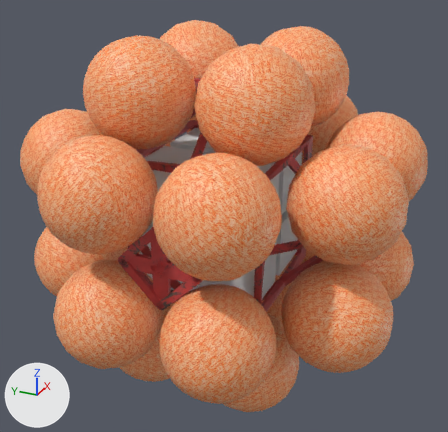
What one commit did to the Blender file Assets/homestead/models/bounce_lander.blend.
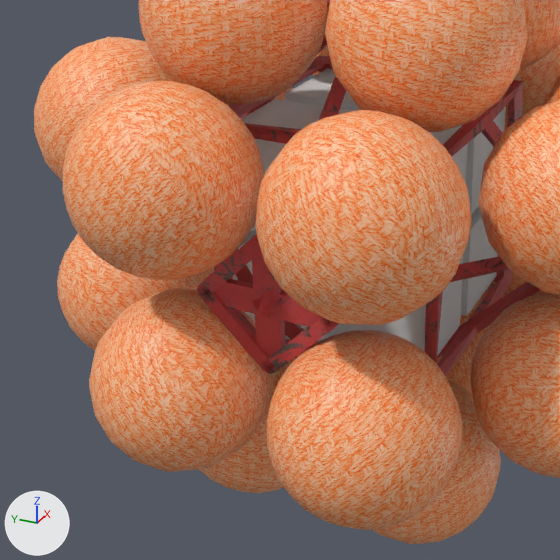
There are two pictures of each version: one whole from a 50 mm lens placed at (-18.0, -8.15, 8.85), pointed at (-0.04, -0.07, -0.14), one close up on the part from 0% to 75% of the width and 20% to 98% of the height. The lights are fixed; the arrows at lower left show +X, +Y and +Z.

The scene before the commit, as lines of its bpy script (objects in view):
```python
me_sphere_005 = bpy.data.meshes.new('Sphere.005')
me_sphere_005.from_pydata(...)  # 242 vertices, 256 faces; spans x -2.9..0.5, y -2.53..0.83, z -2.53..0.83
me_sphere_005.polygons.foreach_set('use_smooth', [True] * 256)
me_sphere_005.materials.append(mat_orange_canvas_full_albedo_tga)  # picture img_orange_canvas_full_albedo_tga
me_sphere_010 = bpy.data.meshes.new('Sphere.010')
me_sphere_010.from_pydata(...)  # a UV sphere (16 segments, 16 rings, poles along z) spanning x -1.7..1.7, y -1.7..1.7, z -3.4..0.0
me_sphere_010.polygons.foreach_set('use_smooth', [True] * 256)
me_sphere_010.materials.append(mat_orange_canvas_full_albedo_tga)  # picture img_orange_canvas_full_albedo_tga
me_sphere_023 = bpy.data.meshes.new('Sphere.023')
me_sphere_023.from_pydata(...)  # a UV sphere (16 segments, 16 rings, poles along y) spanning x -1.7..1.7, y 0.0..3.4, z -1.7..1.7
me_sphere_023.polygons.foreach_set('use_smooth', [True] * 256)
me_sphere_023.materials.append(mat_orange_canvas_full_albedo_tga)  # picture img_orange_canvas_full_albedo_tga
ob_airbag_005 = bpy.data.objects.new('airbag.005', me_sphere_005)
ob_airbag_005.location = (-0.46, -4.45, 1.0)
ob_airbag_005.rotation_euler = (-0.785, 0.785, -0.785)  # degrees (-45, 45, -45)
ob_airbag_010 = bpy.data.objects.new('airbag.010', me_sphere_010)
ob_airbag_010.location = (-4.47, -0.67, -0.81)
ob_airbag_010.rotation_euler = (-0.785, 0.0, 0.0)  # degrees (-45, 0, 0)
ob_airbag_023 = bpy.data.objects.new('airbag.023', me_sphere_023)
ob_airbag_023.location = (-0.73, 0.67, -4.4)
ob_airbag_023.rotation_euler = (-0.785, 1.571, 0.0)  # degrees (-45, 90, 0)
# also in view: 'airbag.011' at (-4.47, 1.87, -2.01); 'airbag.001' at (-1.91, 4.7, 1.85); 'airbag.004' at (-1.91, -4.7, -1.85); 'airbag.017' at (1.94, -1.87, 4.4); 'airbag' at (-1.94, -1.87, -4.4)
```
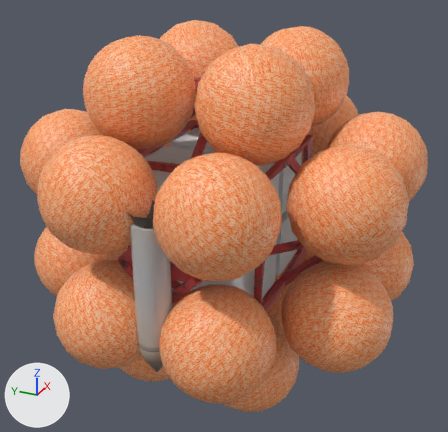
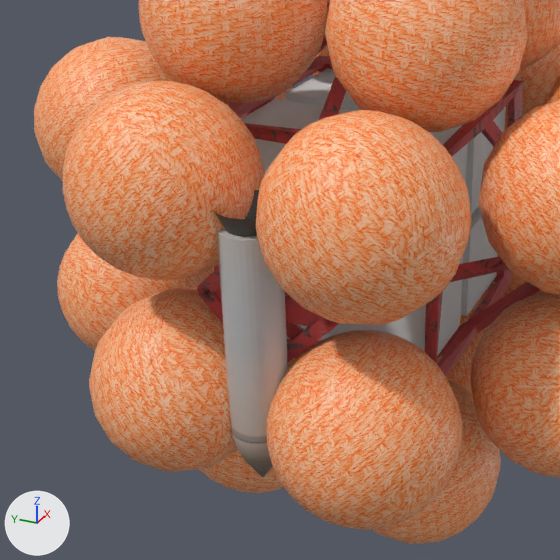
Commit message: Bounce lander SRB mesh/skin

Pixel boxes (x1, y1, x2, y2) of what changed, in the close-ups (560 x 560 px):
'srb', added
    after: (213, 190, 288, 478)
'airbag_harness', unchanged, covered by the edit
    before: (197, 0, 339, 374)
    after: (197, 0, 339, 362)

The change, as a diff of the scene's bpy script:
```diff
--- a/Assets/homestead/models/bounce_lander.blend.py
+++ b/Assets/homestead/models/bounce_lander.blend.py
@@ img_hdu_01_jpg @@
+img_hdu_01_jpg = load_image('HDU_01.jpg', '../hdu/HDU_01.jpg', 1024, 1024, 'sRGB')
@@ mat_hdu_01_jpg @@
+mat_hdu_01_jpg = principled_material('HDU_01.jpg')
+mat_hdu_01_jpg.texture = img_hdu_01_jpg
@@ me_cylinder_001 @@
+me_cylinder_001.from_pydata(...)  # 225 vertices, 225 faces; spans x -1.1..1.1, y -1.1..1.1, z -6.44..3.88
+me_cylinder_001.materials.append(mat_hdu_01_jpg)  # picture img_hdu_01_jpg
@@ ob_srb @@
+ob_srb = bpy.data.objects.new('srb', me_cylinder_001)
+ob_srb.location = (-4.85, 0.0, 0.0)
+ob_srb.scale = (0.531, 0.531, 0.531)
```
